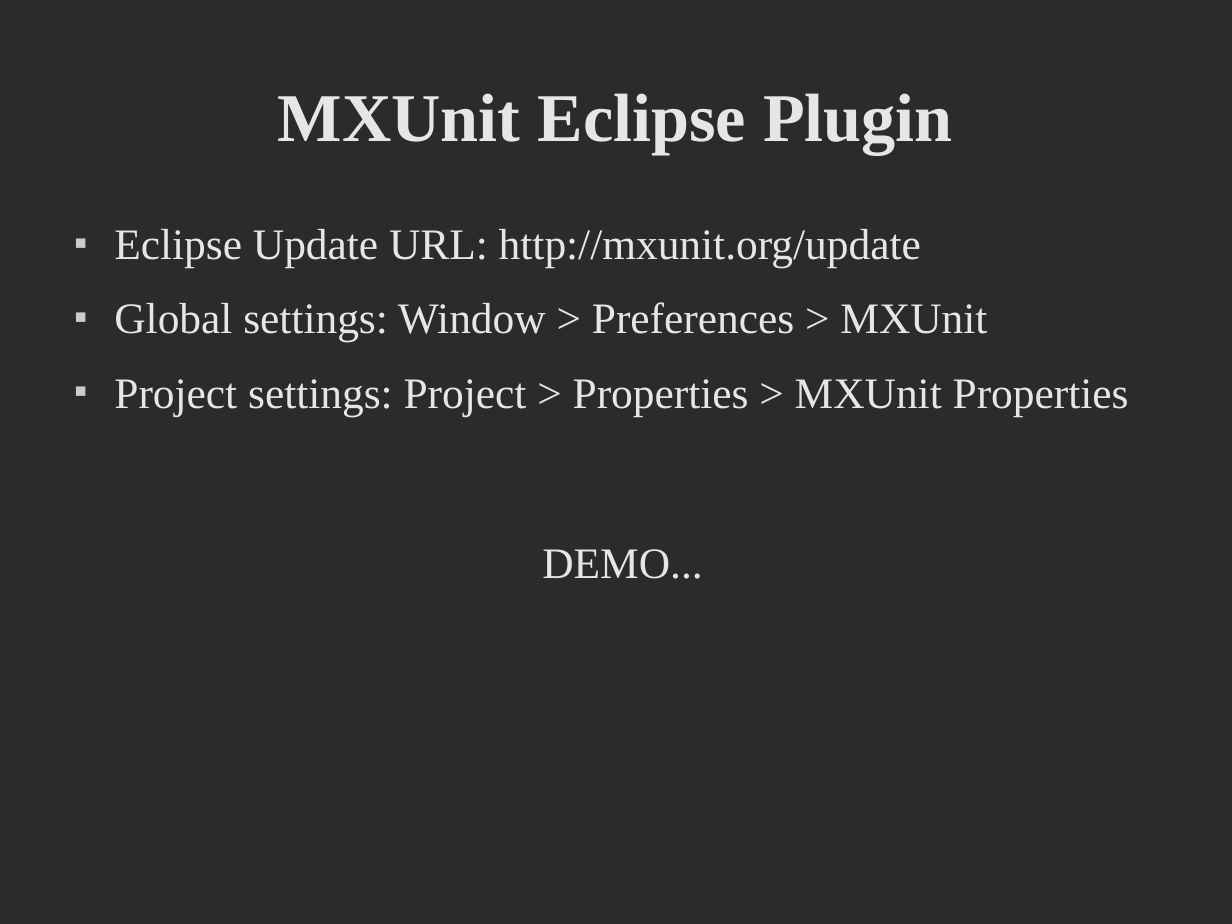
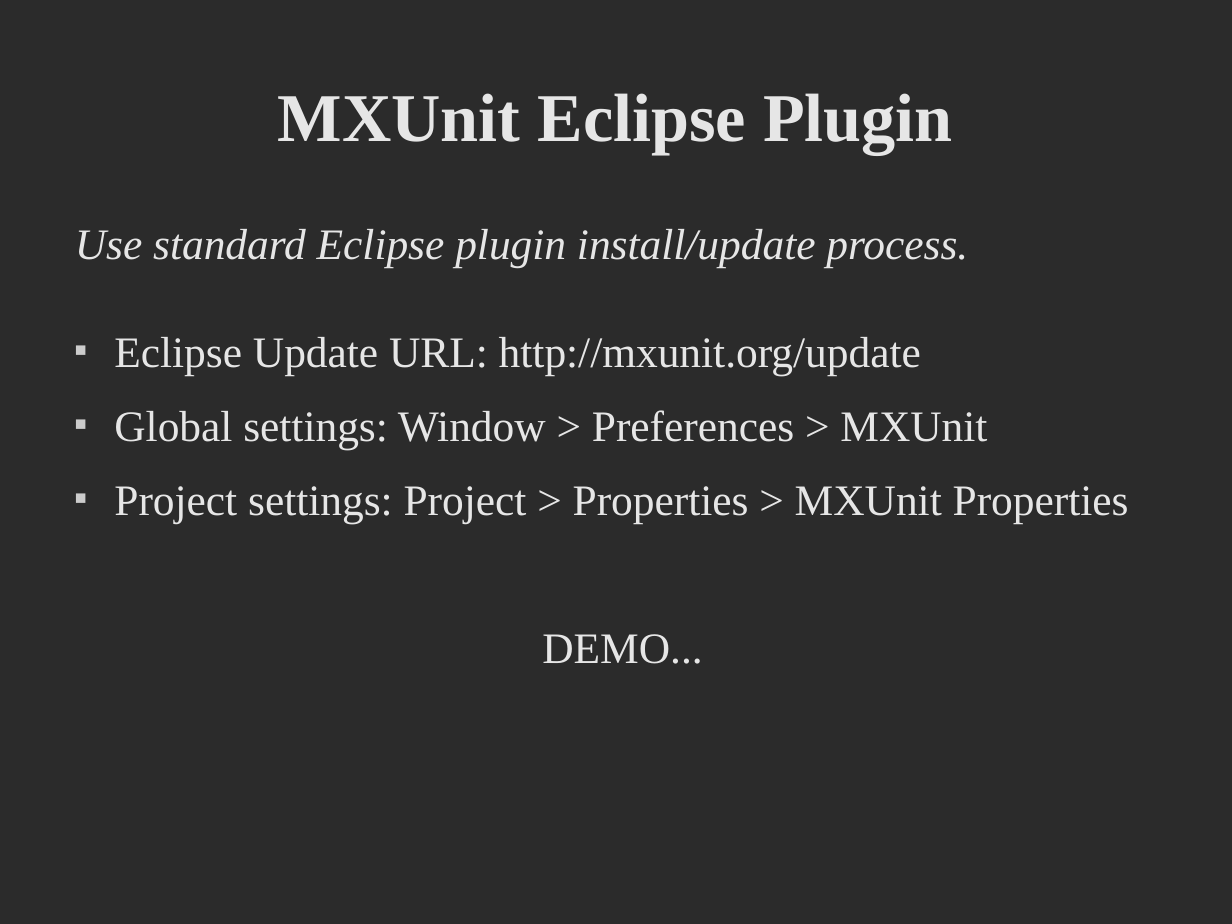
Before and after one commit to jamiekrug/cf-unit-testing-preso, a slide deck: slide 7 of slides/cf-unit-testing_cf-dev-week.odp. Drawn at 1232x924 pixels with LibreOffice and Linux fonts; fonts in the diff are those of the drawing; background and template pictures are left out; a plain dark background stands for a picture behind light text. Boxes give left, top, right and bottom in pixels: in the first picture for what was removed or moved away, otherwise in the second. Text is boxed around its words. In the diff, an @@ line names an element or a change of style, - is before the commit and + after.

```diff
--- a/slides/cf-unit-testing_cf-dev-week.odp
+++ b/slides/cf-unit-testing_cf-dev-week.odp
@@ text at [75,229,968,268]: paragraph added @@
+Use standard Eclipse plugin install/update process.
@@ text removed at [542,549,702,579] @@
-DEMO...
@@ text at [542,634,702,664]: paragraph added @@
+DEMO...
```
Also in this commit, not shown: 10 other slides changed, 1 slide added, 5 other files.
